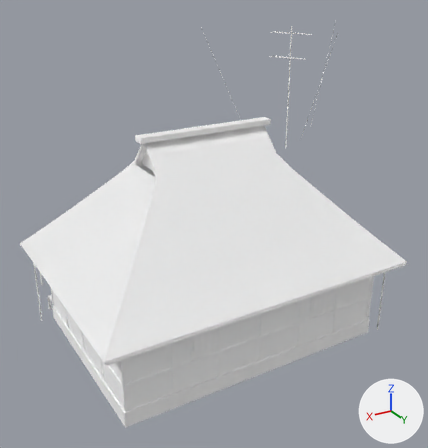
An edit to the glTF model public/assets/models/architecture/minka-totan_2.glb, drawn before and after from the same camera.
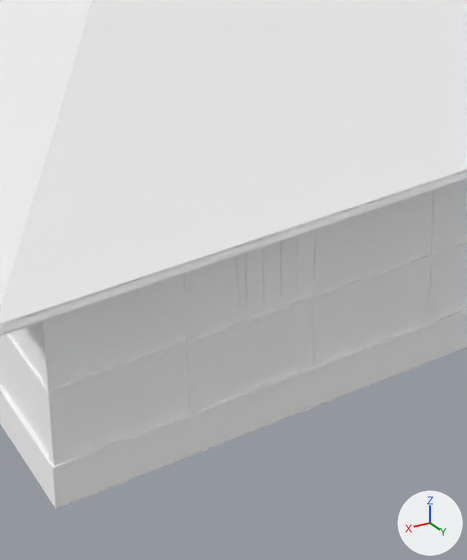
Each version is shown whole from a camera (50 mm lens) standing at (10.76, 18.46, 13.79) and looking at (-0.5, -0.3, 4.41), then close up on the part from 25% to 64% of the width and 55% to 100% of the height. The axes (+X, +Y, +Z) are drawn at lower right. The lights are the same throughout. The first two pictures are the older version. Where no turn or scale is listed for an object, it has been applied to the vertices. Vertices at exactly the same position are counted once.

Script lines for the objects in view, before the commit:
```python
me_minka_totan_2 = bpy.data.meshes.new('minka-totan_2')
me_minka_totan_2.from_pydata(...)  # 2227 vertices, 3962 faces; spans x -6.58..6.58, y -5.91..5.91, z -5.92..5.92
me_minka_totan_2.materials.append(mat_stone_granite)  # white #ffffff
me_minka_totan_2.materials.append(mat_wood_frame)  # white #ffffff
me_minka_totan_2.materials.append(mat_wood_siding)  # white #ffffff
me_minka_totan_2.materials.append(mat_plaster_white)  # white #ffffff
me_minka_totan_2.materials.append(mat_wood_dark)  # white #ffffff
me_minka_totan_2.materials.append(mat_wood_old)  # white #ffffff
me_minka_totan_2.materials.append(mat_interior_dark)  # white #ffffff
me_minka_totan_2.materials.append(mat_glass)  # white #ffffff
me_minka_totan_2.materials.append(mat_aluminium)  # white #ffffff
me_minka_totan_2.materials.append(mat_wood_planks)  # white #ffffff
me_minka_totan_2.materials.append(mat_roof_tin)  # white #ffffff
me_minka_totan_2.materials.append(mat_roof_soffit)  # white #ffffff
me_minka_totan_2.materials.append(mat_metal_grey)  # white #ffffff
me_minka_totan_2.materials.append(mat_metal_dark)  # white #ffffff
me_minka_totan_2.materials.append(mat_bamboo_green)  # white #ffffff
ob_minka_totan_2 = bpy.data.objects.new('minka-totan_2', me_minka_totan_2)
ob_minka_totan_2.location = (-0.38, -1.13, 5.92)
```
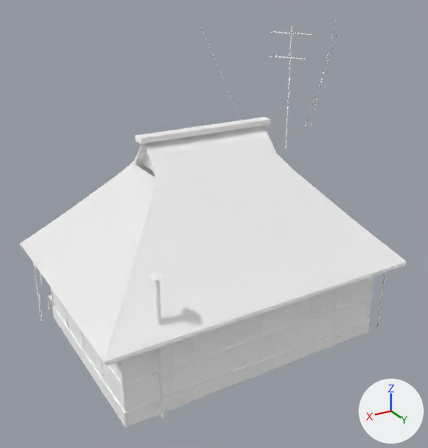
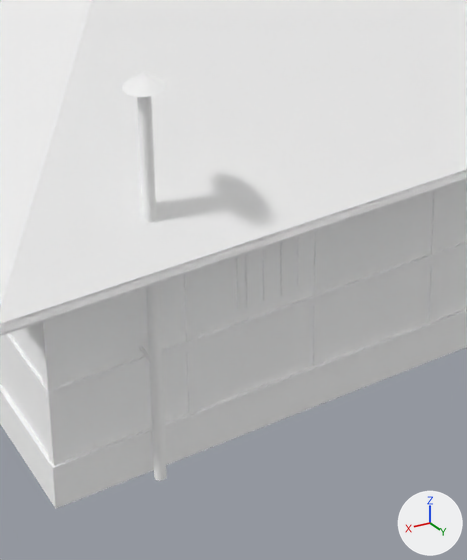
Boxes (x1, y1, x2, y2) around the edits, measured in the close-ups (467 x 560 px):
part 1 of me_minka_totan_2, added
    after: (137, 96, 167, 481)
part 2 of me_minka_totan_2, added
    after: (121, 72, 166, 97)
part 3 of me_minka_totan_2, added (mostly hidden)
    after: (139, 346, 149, 361)

The change, as a list of edits to the scene's bpy script:
```text
Change me_minka_totan_2:
    used by ob_minka_totan_2; location = (-0.38, -1.13, 5.92)
    remove me_minka_totan_2.from_pydata(...)  # 2227 vertices, 3962 faces; spans x -6.58..6.58, y -5.91..5.91, z -5.92..5.92
    add me_minka_totan_2.from_pydata(...)  # 2287 vertices, 4066 faces; spans x -6.58..6.58, y -5.91..5.91, z -5.92..5.92
    me_minka_totan_2 part 1: a new loose piece, a 10-sided cylinder along z spanning x 4.51..4.65, y 5.31..5.46, z -5.72..-0.52, in mat_metal_grey (white #ffffff)
    me_minka_totan_2 part 2: a new loose piece, a 10-sided cut cone along z (radius 0.24 at the low end, 0.02 at the high end) spanning x 4.35..4.81, y 5.14..5.62, z -0.5..-0.34, in mat_metal_grey (white #ffffff)
    me_minka_totan_2 part 3: a new loose piece, a box spanning x 4.56..4.6, y 4.95..5.37, z -4.138..-4.098, in mat_metal_dark (white #ffffff)
    other edits to the shape of me_minka_totan_2 do not show in these pictures
```
